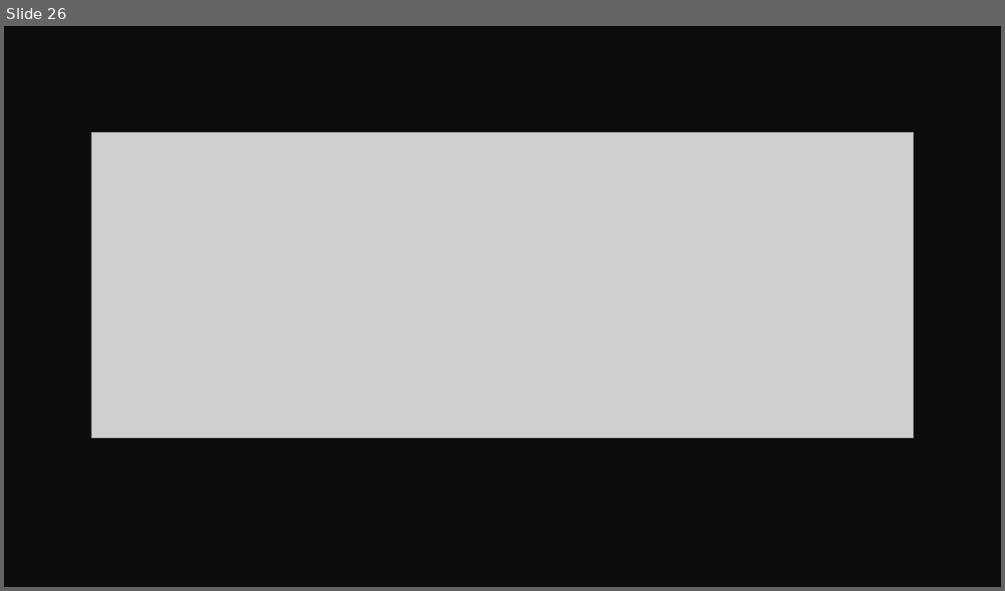
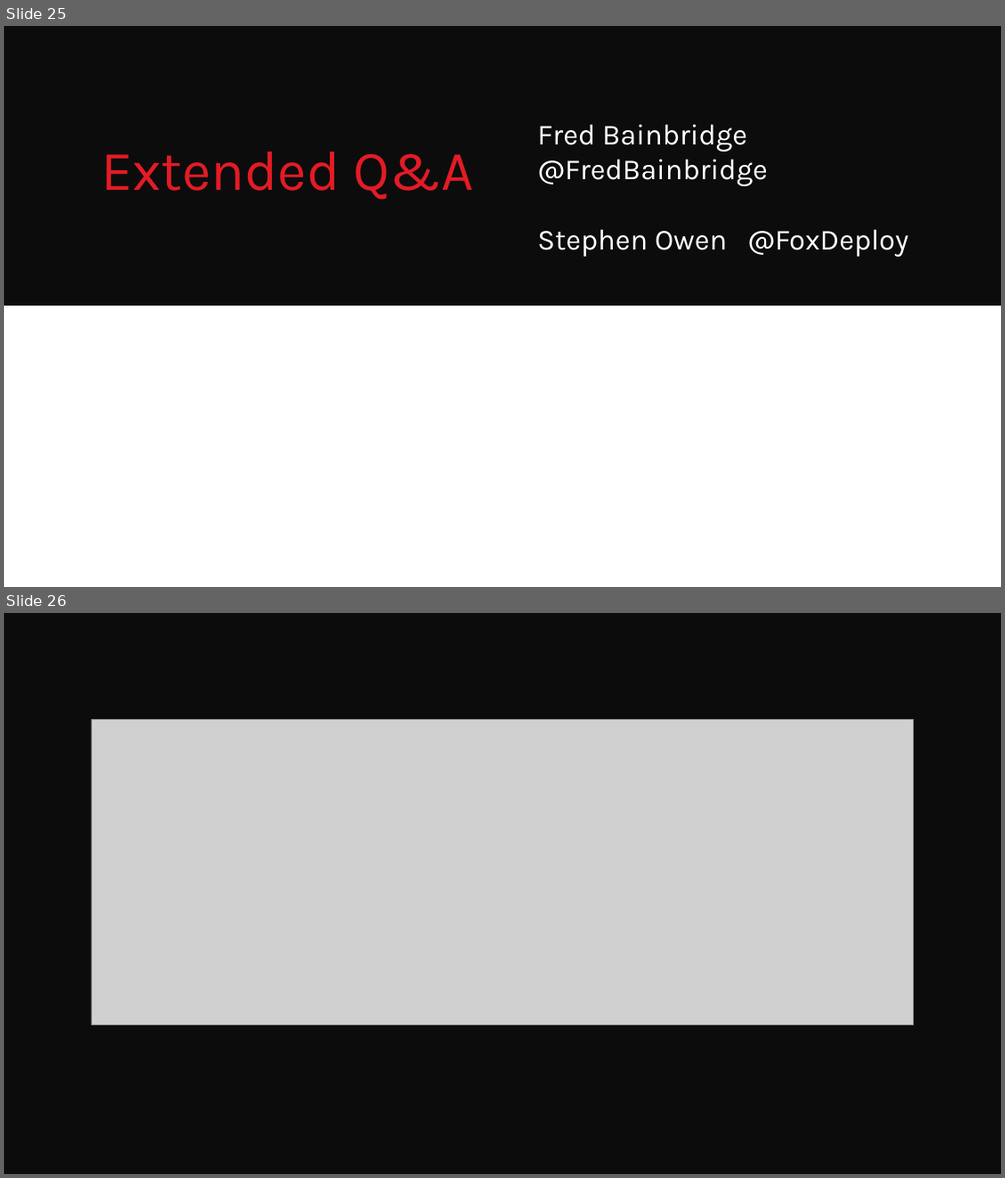
Before and after one commit to fredbainbridge/mms2019ConfigMgrPowershellDemos, a slide deck: MMS2019 - Configmgr and PowerShell the essentials.pptx. Shown one above the other, each under a label of ours: slide 26 before the commit, slides 25 and 26 after it. The pictures are 1005x591 and 1005x1178 pixels, drawn with LibreOffice and Linux fonts; fonts in the diff are those of the drawing; grey boxes stand for pictures; background and template pictures are left out. Boxes give left, top, right and bottom in pixels: in the first picture for what was removed or moved away, otherwise in the second. Text is boxed around its words. In the diff, an @@ line names an element or a change of style, - is before the commit and + after.

```diff
--- a/MMS2019 - Configmgr and PowerShell the essentials.pptx
+++ b/MMS2019 - Configmgr and PowerShell the essentials.pptx
@@ slide 25 added at box(4, 26, 1001, 587), background #0C0C0C @@
@@ text added at box(537, 124, 908, 257), 28 pt, text #FFFFFF @@
+Fred Bainbridge @FredBainbridge
+Stephen Owen @FoxDeploy
@@ text added at box(101, 151, 473, 200), 54 pt, text #E31B25 @@
+Extended Q&A
@@ rectangle added at box(4, 305, 1001, 587), fill #FFFFFF @@
```
Also in this commit, not shown: 6 slides changed, 1 slide removed.
